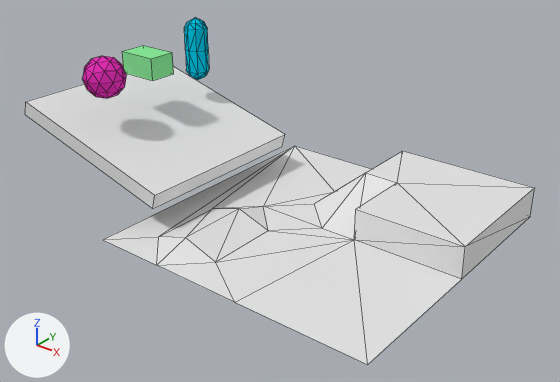
What one commit did to the Blender file testact/field.blend.
The view is the same before and after, from a 50 mm camera at (8.13, -9.78, 6.27) aimed at (0.7, -0.5, 0.51). The axes (+X, +Y, +Z) are drawn at lower left. The lights are the same throughout. Mesh edges are drawn as thin lines.

The scene before the commit, as lines of its bpy script (objects in view):
```python
me_ico球 = bpy.data.meshes.new('ICO球')
me_ico球.from_pydata(...)  # an icosphere of 80 faces spanning x -0.356..0.356, y -0.375..0.375, z -0.375..0.375
me_ico球.materials.append(mat_マテリアル_002)  # pink #e732b8
me_平面 = bpy.data.meshes.new('平面')
me_平面.from_pydata(...)  # 26 vertices, 42 faces; spans x -2.56..2.56, y -2.56..2.56, z 0.0..0.56
me_立方体_001 = bpy.data.meshes.new('立方体.001')
me_立方体_001.from_pydata(...)  # a box spanning x -0.382..0.382, y -0.257..0.257, z -0.202..0.202
me_立方体_001.materials.append(mat_マテリアル)  # green #87e797
ob_cuboid = bpy.data.objects.new('cuboid', me_立方体_001)
ob_cuboid.location = (-2.33, -0.55, 2.2)
ob_ico球 = bpy.data.objects.new('ICO球', me_ico球)
ob_ico球.location = (-2.31, -1.58, 2.19)
ob_平面 = bpy.data.objects.new('平面', me_平面)
ob_平面.location = (1.53, -0.4, 0.04)
# also in view: '円柱' at (-2.31, 0.69, 2.19); '立方体' at (-2.17, -0.55, 1.03)
```
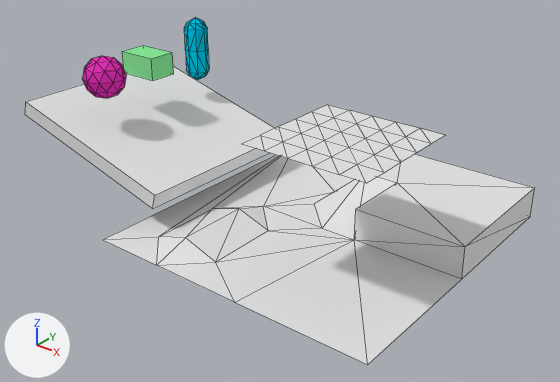
Location of each change, (x1, y1, x2, y2) in pixels of the pictures (560 x 382 px):
'平面.001', added: after (242, 105, 445, 183)

What the commit changed:
Mesh me_平面_001 is new.
It has 36 vertices, 50 faces and spans x -1.41..0.59, y -1.0..1.0, z -1.07.
Object '平面.001' (ob_平面_001) is new; it shows me_平面_001.
Its location is (3.08, -1.54, 3.35).
